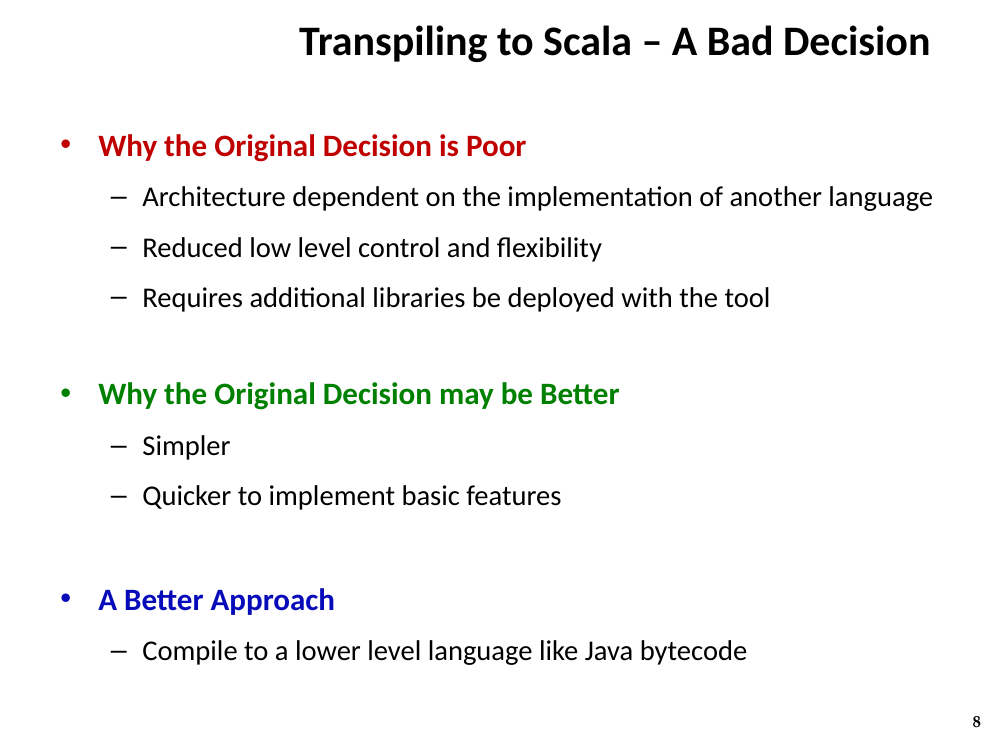
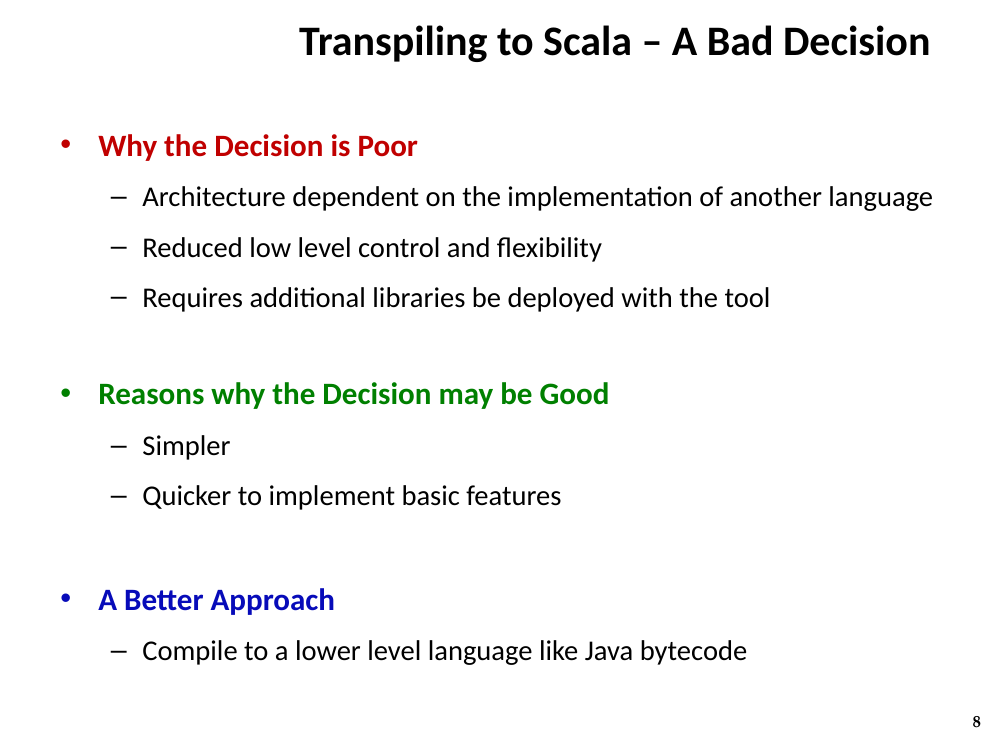
Before and after one commit to ZaydH/CS252, a slide deck: slide 8 of Project/Project_Presentation/Zayd_Hammoudeh_-_HamSkill_Run_Haskell_Anywhere.pptx. Drawn at 1008x756 pixels with LibreOffice and Linux fonts; fonts in the diff are those of the drawing; background and template pictures are left out. Boxes give left, top, right and bottom in pixels: in the first picture for what was removed or moved away, otherwise in the second. Text is boxed around its words. In the diff, an @@ line names an element or a change of style, - is before the commit and + after.

```diff
--- a/Project/Project_Presentation/Zayd_Hammoudeh_-_HamSkill_Run_Haskell_Anywhere.pptx
+++ b/Project/Project_Presentation/Zayd_Hammoudeh_-_HamSkill_Run_Haskell_Anywhere.pptx
@@ text at (98,134,418,161): text changed @@
-• Why the Original Decision is Poor
+• Why the Decision is Poor
@@ text at (98,382,610,409): text changed @@
-• Why the Original Decision may be Better
+• Reasons why the Decision may be Good
```
Also in this commit, not shown: 4 other slides changed.
